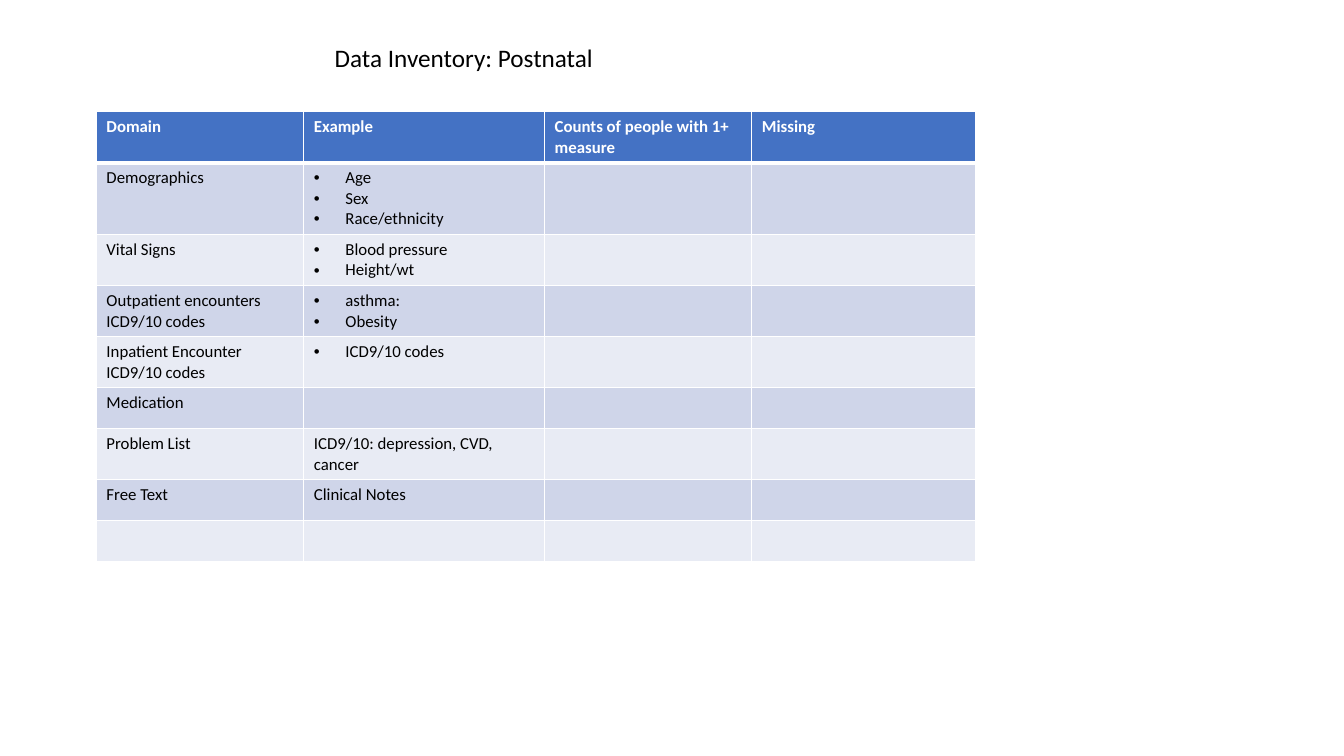
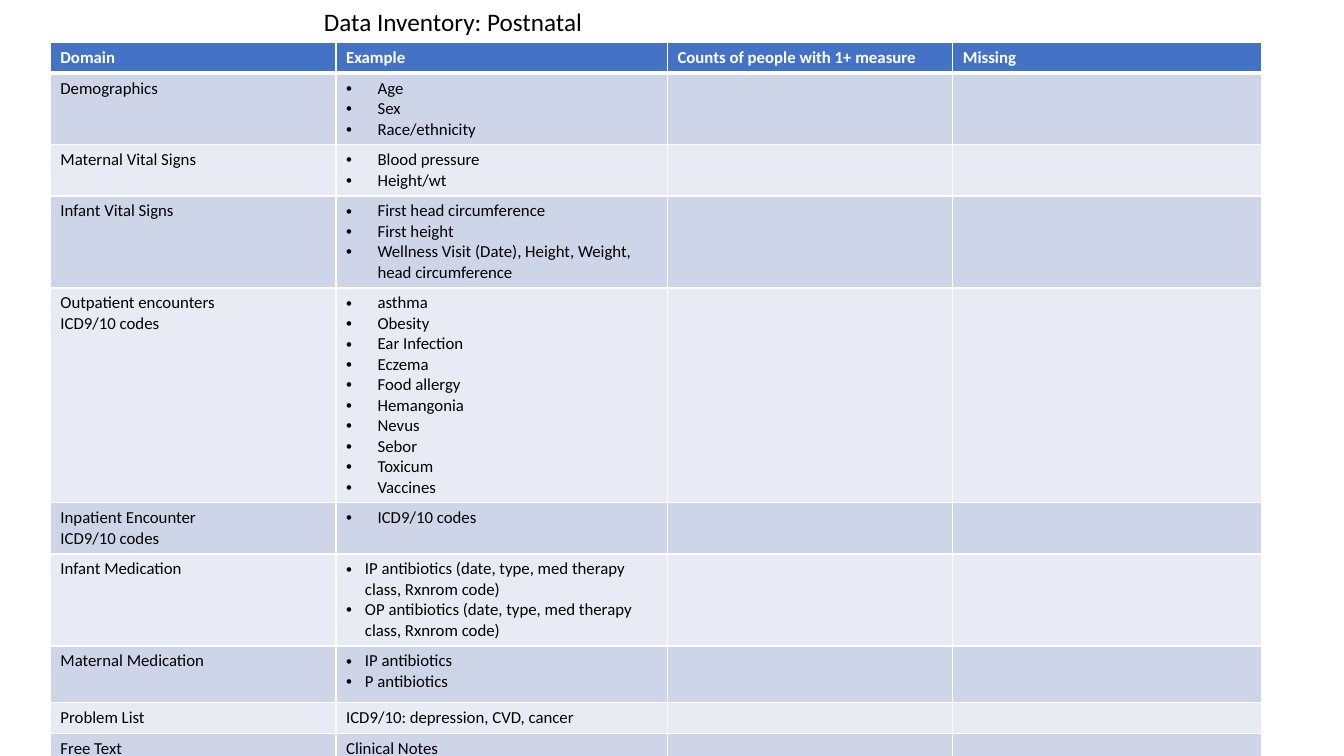
Before and after one commit to lemaslab/ehr-database, a slide deck: slide 9 of presentation/data_inventory_figures.pptx. Drawn at 1344x756 pixels with LibreOffice and Linux fonts; fonts in the diff are those of the drawing. Boxes give left, top, right and bottom in pixels: in the first picture for what was removed or moved away, otherwise in the second. Text is boxed around its words. In the diff, an @@ line names an element or a change of style, - is before the commit and + after.

Commit message:
update presentation based on 2021 data

```diff
--- a/presentation/data_inventory_figures.pptx
+++ b/presentation/data_inventory_figures.pptx
@@ text "Data Inventory: Postnatal": place and size @@
-text "Data Inventory: Postnatal" at [335,49,593,71]
+text "Data Inventory: Postnatal" at [324,13,582,35]
@@ table at [50,42,1261,756] @@
-row 3: Vital Signs | Blood pressure / Height/wt |  | 
-row 4: Outpatient encounters / ICD9/10 codes | asthma: / Obesity |  | 
+row 3: Maternal Vital Signs | Blood pressure / Height/wt |  | 
+row 4: Infant Vital Signs | First head circumference / First height / Wellness Visit (Date), Height, Weight, head circumference |  | 
+row 5: Outpatient encounters / ICD9/10 codes | asthma / Obesity / Ear Infection / Eczema / Food allergy / Hemangonia / Nevus / Sebor / Toxicum / Vaccines |  | 
-row 6: Medication |  |  | 
+row 7: Infant Medication | IP antibiotics (date, type, med therapy class, Rxnrom code) / OP antibiotics (date, type, med therapy class, Rxnrom code) |  | 
+row 8: Maternal Medication | IP antibiotics / P antibiotics |  | 
-row 9:  |  |  | 
@@ table: place and size @@
-table at [97,112,977,558]
+table at [50,42,1261,756]
```
Also in this commit, not shown: 3 other slides changed.
